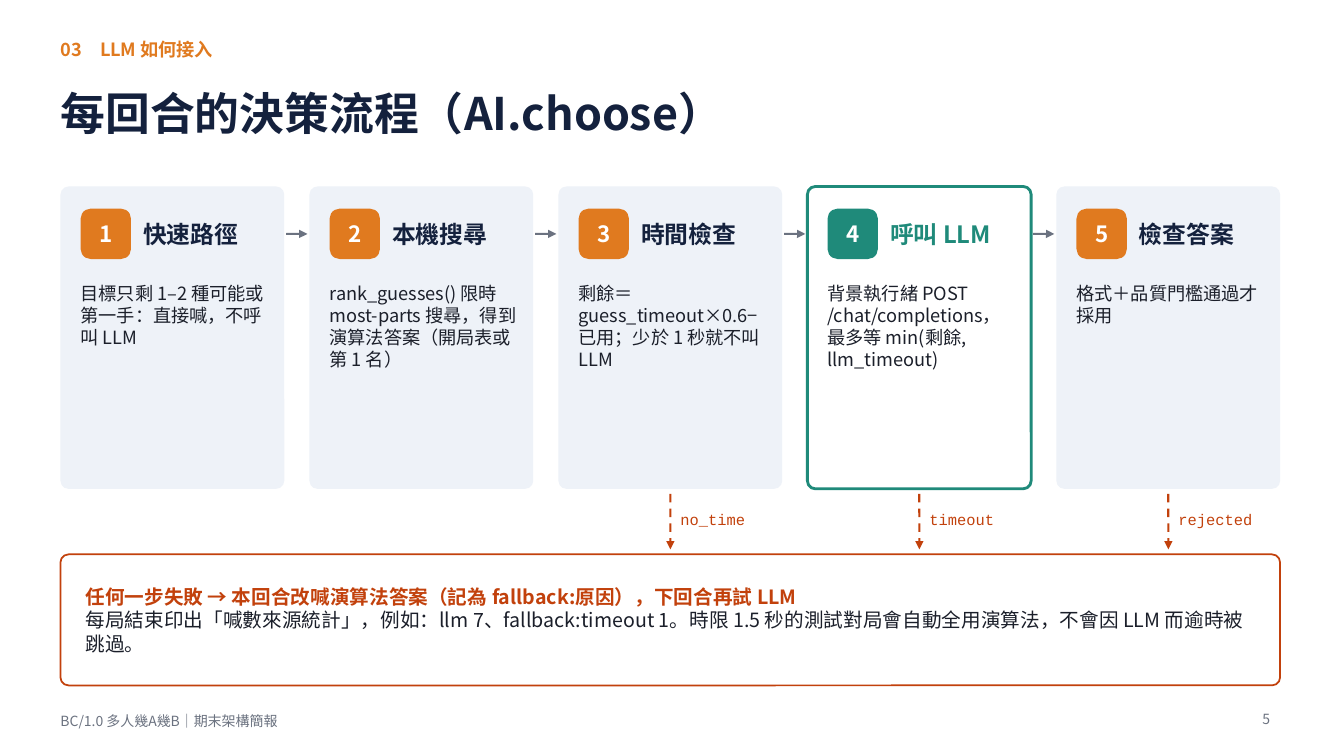
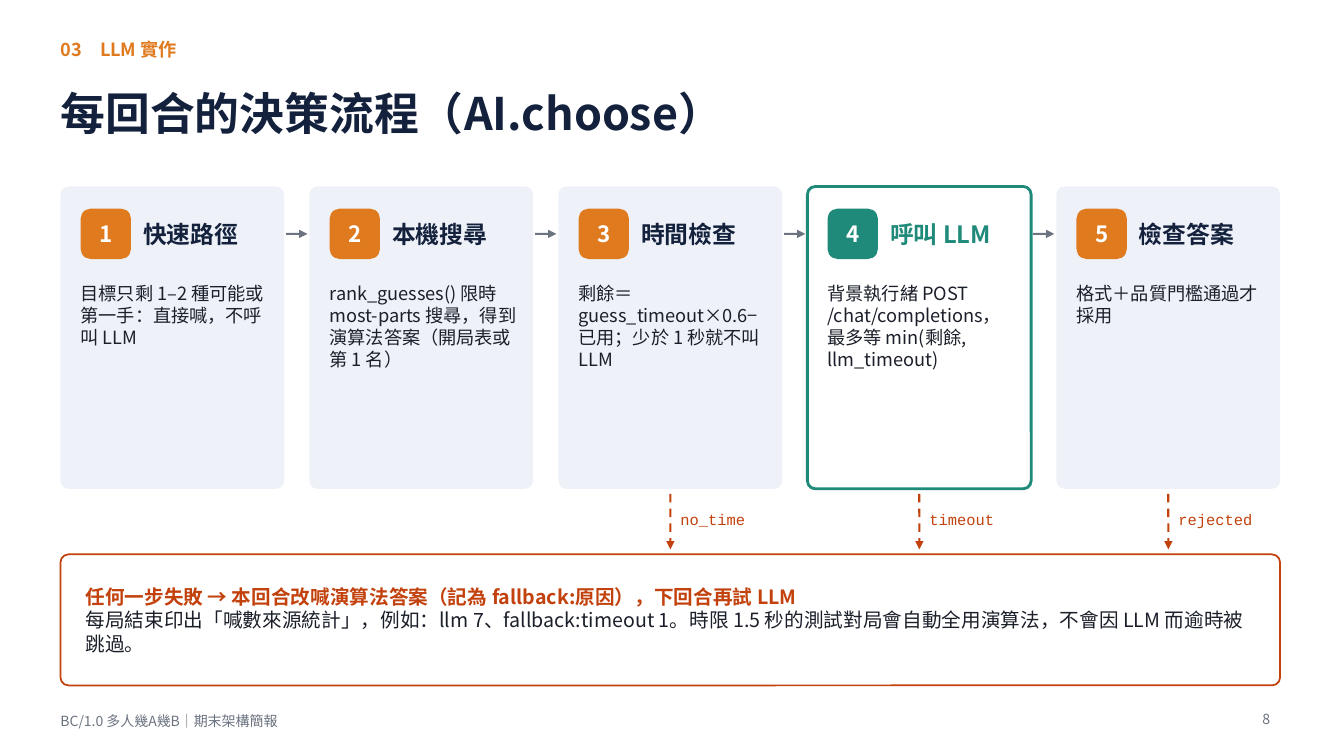
Before and after one commit to TAIWAN-ET/web_application2026_project, a slide deck: slide 8 of slides/期末架構簡報.pptx (slide 5 before the commit). Drawn at 1344x756 pixels with LibreOffice and Linux fonts; fonts in the diff are those of the drawing. Boxes give left, top, right and bottom in pixels: in the first picture for what was removed or moved away, otherwise in the second. Text is boxed around its words. In the diff, an @@ line names an element or a change of style, - is before the commit and + after.

```diff
--- a/slides/期末架構簡報.pptx
+++ b/slides/期末架構簡報.pptx
@@ text at <box>60,40,177,58</box>: text changed @@
-03 LLM 如何接入
+03 LLM 實作
@@ page number at <box>1262,713,1270,724</box>: text changed @@
-5
+8
```
Also in this commit, not shown: 3 other slides changed, 4 slides added, 3 slides removed, 2 other files.
